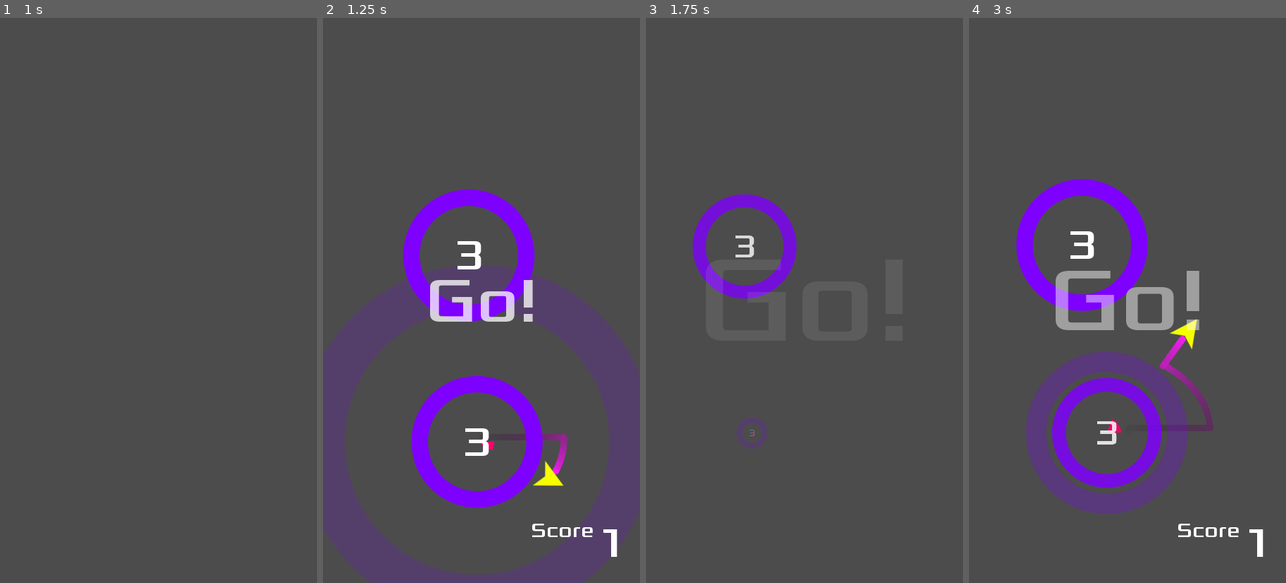
Above: before the commit, frames 1-4 (left to right).
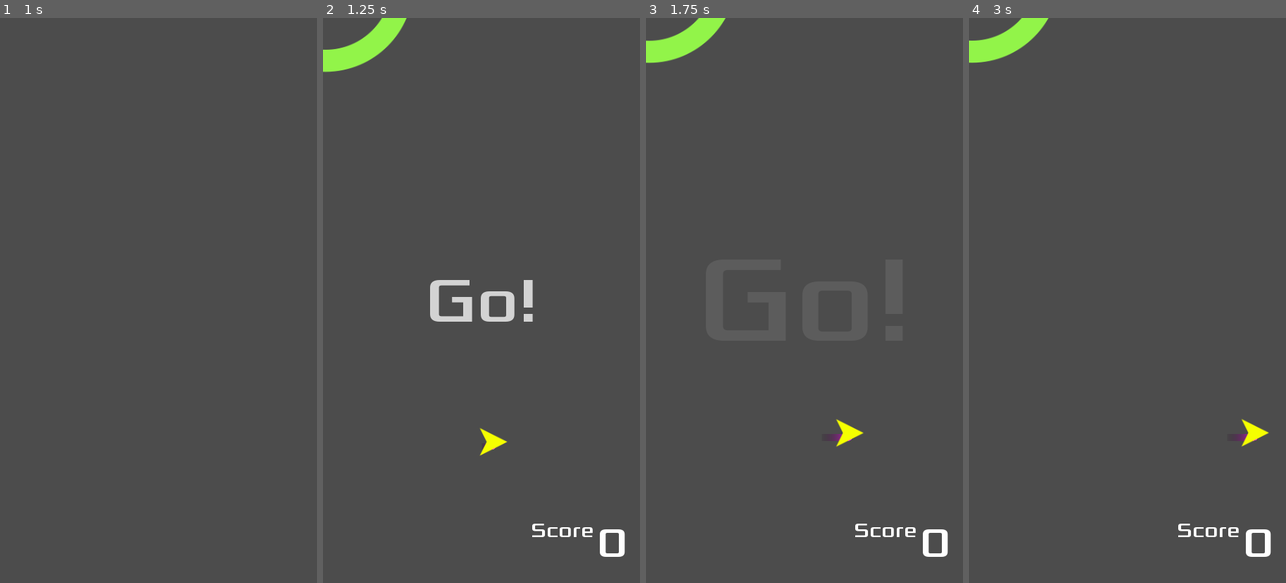
Above: after the commit, the same moments.

Repository: jagc/circleJump
Game: Godot game, scene res://objects/main.tscn
Same seed, same stepped clock (60 frames per second), same inputs: the game is played once before the commit and once after it.
Inputs (mouse positions are in pixels of both pictures, inside the frame that each line leads up to):
- Up to frame 1 (1 s): click (107, 215) at 0.5 s
- Up to frame 2 (1.25 s): no input
- Up to frame 3 (1.75 s): move the mouse to (874, 272) at 1.27 s; click (874, 272) at 1.42 s
- Up to frame 4 (3 s): click (1162, 215) at 2.02 s; move the mouse to (1064, 328) at 2.77 s; click (1064, 328) at 2.92 s

Frame 1 is identical in both runs. In frame 2, 26% of the frame differs, in the area x 0-100%, y 0-100%; in frame 3, 4.0%; in frame 4, 15%.
Error before the commit: Invalid get index 'enableMusic' (on base: 'int'). (res://scripts/settings.gd:42)
Error after the commit: Parse Error: The identifier "_radius" isn't declared in the current scope. (res://scripts/circle.gd:49)

Commit message:
added player progression difficulty mechanic - added the desmos graphic formula to set variables to ramp up the difficulty as the player progresses through the levels - lots of comments about this in the code found in: circle.gd    because this is where we spawn the circle

Diff:
--- a/scripts/circle.gd
+++ b/scripts/circle.gd
@@ -20,9 +20,32 @@
 var orbitStart = null
 var jumper = null
 
-func init(_position, jumperIsRotatingClockwise, _radius = radius, _mode = MODES.LIMITED):
+func init(_position, jumperIsRotatingClockwise, level = 1):
+	# level in this argument means that at level 1,
+	# we'll have 0% chance that we're going to see a limited cirle
+	var _mode = settings.randWeighted([10, level-1])
 	setMode(_mode)
 	position = _position
+	# There won't be moving circles for the first 10 levels
+	var moveChance = clamp(level -10, 0, 9) / 10.0 # odds that we'll be spawning a moving circle
+	if randf() < moveChance: #if true, we'll have a moving circle
+		# as player goes higher, the values here should be larger,
+		# making the game more difficult.
+		# We will randomize these variables by using the 'desmos' formula.
+		# DESMOS is a graphing tool where in our set, the line starts out flat
+		# but then, we'll have a continuous linear progress until we cap out to something close to max value
+		# The line represents the level & difficulty.
+		# max is an impossible difficulty.
+		# x axis is the level
+		# y axis is the difficulty
+		# https://www.desmos.com/calculator
+		# moveRange - has a minimum value, value goes higher as the level goes up
+		moveRange = max(25, 100 * rand_range(0.75, 1.25) * moveChance) * pow(-1, randi() % 2)
+		# moveRange - amount of time for the tween to execute, based on the level too.
+		moveSpeed = max(2.5 - ceil(level/5) * 0.25, 0.75)
+	var smallChance = min(0.9, max(0, (level-10) / 20.0)) # chance to spawn a smaller than average circle
+	if randf() < smallChance:
+		radius = max(50, radius - level * rand_range(0.75, 1.25))
 	radius = _radius
 	$Sprite.material = $Sprite.material.duplicate()
 	$SpriteEffect.material = $Sprite.material
--- a/scripts/main.gd
+++ b/scripts/main.gd
@@ -40,7 +40,7 @@
 		var y = rand_range(-350, -250)
 		_position = player.target.position + Vector2(x, y)
 	add_child(c)
-	c.init(_position, jumperIsRotatingClockwise)
+	c.init(_position, jumperIsRotatingClockwise, level)
 
 func _on_Jumper_captured(object, isRotatingClockwise):
 	$Camera2D.position = object.position
--- a/scripts/settings.gd
+++ b/scripts/settings.gd
@@ -72,3 +72,13 @@
 func loadHighScore():
 	var highScore = 0 if data["highScore"] == null else data["highScore"]
 	return highScore
+
+static func randWeighted(weights):
+	var sum = 0
+	for weight in weights:
+		sum += weight
+	var num = rand_range(0, sum)
+	for i in weights.size():
+		if num < weights[i]:
+			return i
+		num -= weights[i]
